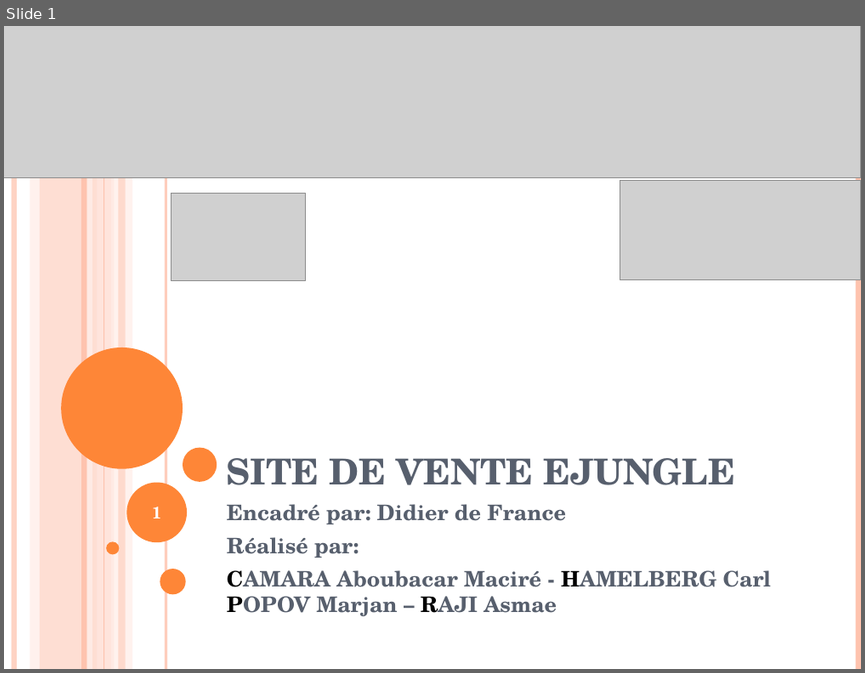
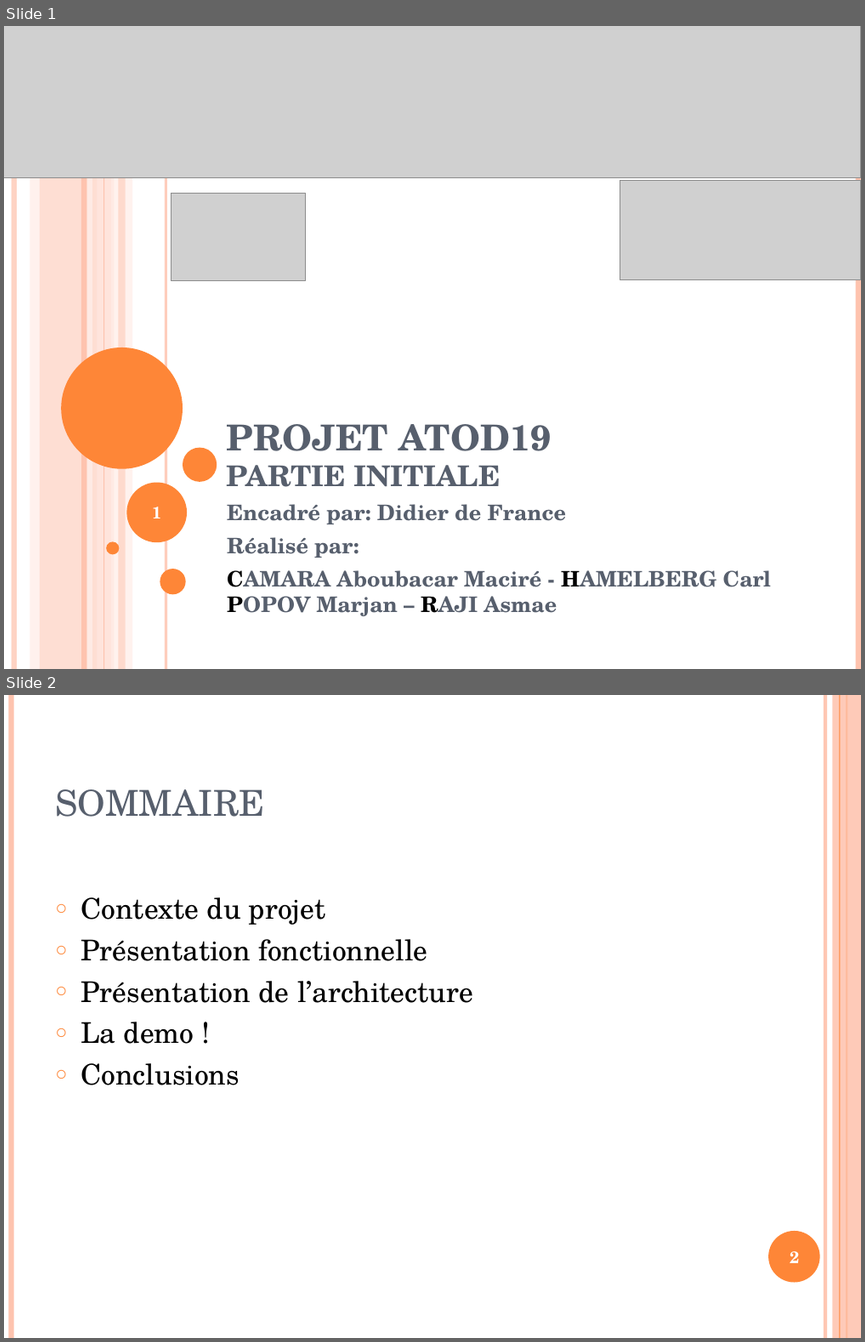
Before and after one commit to carlatgithub/jungleprod, a slide deck: SiteDeVenteEJungle.ppt. Shown one above the other, each under a label of ours: slide 1 before the commit, slides 1 and 2 after it. The pictures are 865x673 and 865x1342 pixels, drawn with LibreOffice and Linux fonts; fonts in the diff are those of the drawing; grey boxes stand for pictures. Boxes give left, top, right and bottom in pixels: in the first picture for what was removed or moved away, otherwise in the second. Text is boxed around its words. In the diff, an @@ line names an element or a change of style, - is before the commit and + after.

```diff
--- a/SiteDeVenteEJungle.ppt
+++ b/SiteDeVenteEJungle.ppt
@@ slide 2 added at <box>4,695,861,1338</box>, background #FFFFFF @@
@@ line added from (11, 695) to (11, 1338), #FEC3AE 4.51 pt @@
@@ line added from (825, 695) to (825, 1338), #FEC3AE 3 pt @@
@@ rectangle added at <box>833,695,861,1338</box>, fill #FEC3AE at 87% opacity @@
@@ line added from (840, 695) to (840, 1338), #FE8637 0.74 pt @@
@@ line added from (846, 695) to (846, 1338), #FE8637 1.5 pt @@
@@ title added at <box>55,789,264,817</box>, 30 pt, text #575F6D @@
+SOMMAIRE
@@ text added at <box>80,897,473,1085</box>, 24 pt, text #000000 @@
+○ Contexte du projet
+○ Présentation fonctionnelle
+○ Présentation de l’architecture
+○ La demo !
+○ Conclusions
@@ ellipse added at <box>768,1231,820,1281</box>, fill #FE8637 @@
@@ page number added at <box>789,1251,799,1263</box>, 14 pt, text #FFFFFF, bold @@
+2
@@ slide 1 changed as well @@
@@ title at <box>227,424,551,487</box>: text changed; size 30 to 24 pt @@
-SITE DE VENTE EJUNGLE
+PROJET ATOD19
+PARTIE INITIALE
```
Also in this commit, not shown: 1 other slide changed, 11 other slides added, 22 slides removed, 1 other file.
